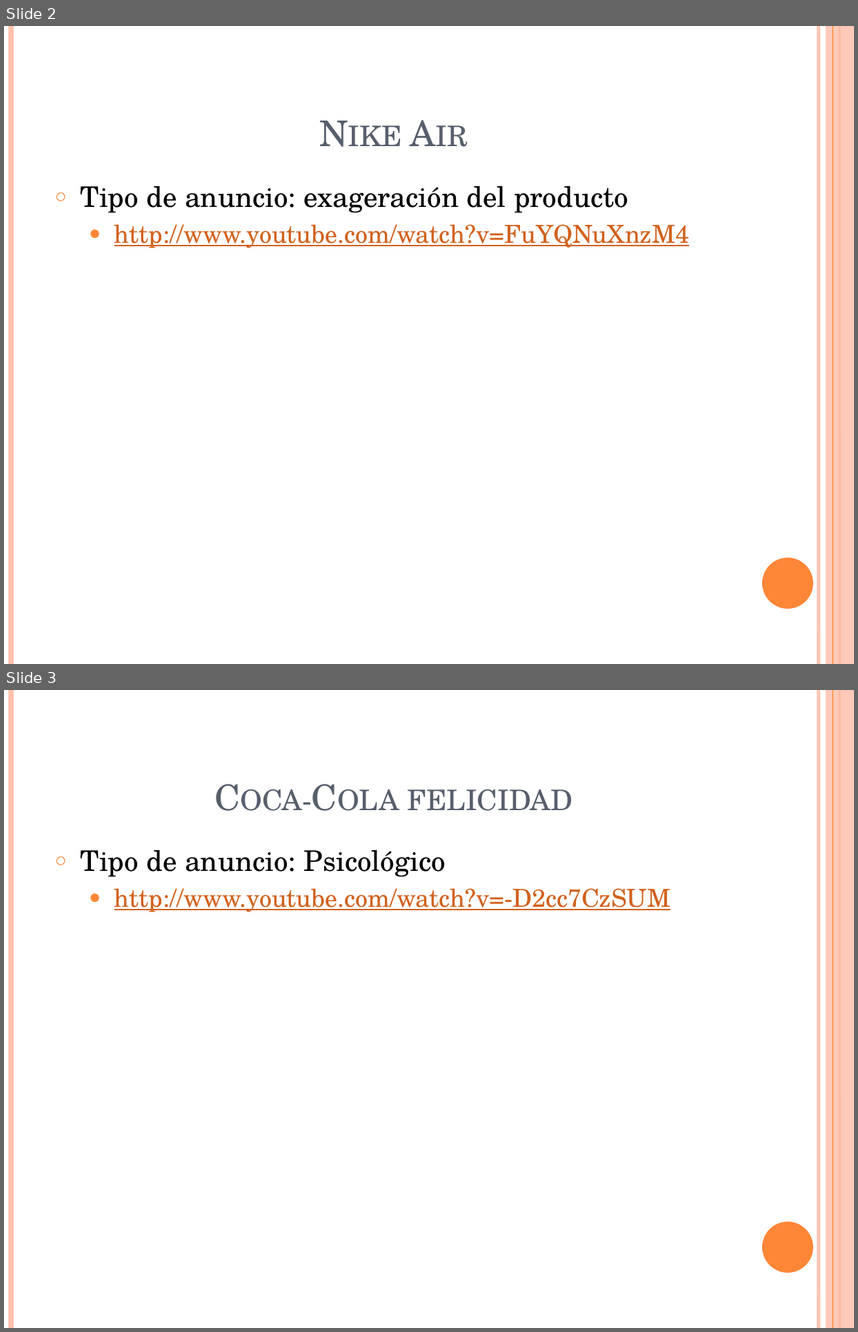
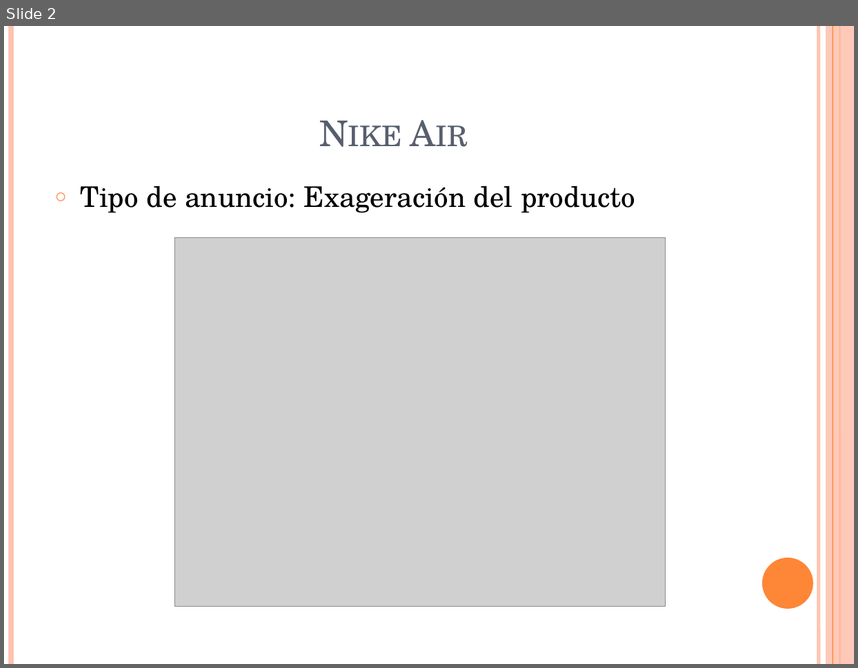
Before and after one commit to Sulley38/ProyectoEDA, a slide deck: docs/TIPOS DE ANUNCIOS.pptm. Shown one above the other, each under a label of ours: slides 2 and 3 before the commit, slide 2 after it. The pictures are 858x1332 and 858x668 pixels, drawn with LibreOffice and Linux fonts; fonts in the diff are those of the drawing; grey boxes stand for pictures. Boxes give left, top, right and bottom in pixels: in the first picture for what was removed or moved away, otherwise in the second. Text is boxed around its words. In the diff, an @@ line names an element or a change of style, - is before the commit and + after.

Commit message:
Anuncios EAE

```diff
--- a/docs/TIPOS DE ANUNCIOS.pptm
+++ b/docs/TIPOS DE ANUNCIOS.pptm
@@ slide 3 removed at bbox=[4, 690, 854, 1328], background #FFFFFF; not listed: 6 template elements that a slide beside it also shows @@
@@ title removed at bbox=[408, 789, 573, 811] @@
-Coca-Cola felicidad
@@ text removed at bbox=[81, 849, 671, 912] @@
-○ Tipo de anuncio: Psicológico
-  ● http://www.youtube.com/watch?v=-D2cc7CzSUM
@@ slide 2 changed as well @@
@@ text at bbox=[81, 185, 635, 213]: text changed; size 21 to 24 pt; text colour #D2611C to #000000 @@
-○ Tipo de anuncio: exageración del producto
-  ● http://www.youtube.com/watch?v=FuYQNuXnzM4
+○ Tipo de anuncio: Exageración del producto
@@ picture added at bbox=[175, 238, 665, 606] @@
```
Also in this commit, not shown: 7 other slides changed, 2 slides added, 2 other files.
